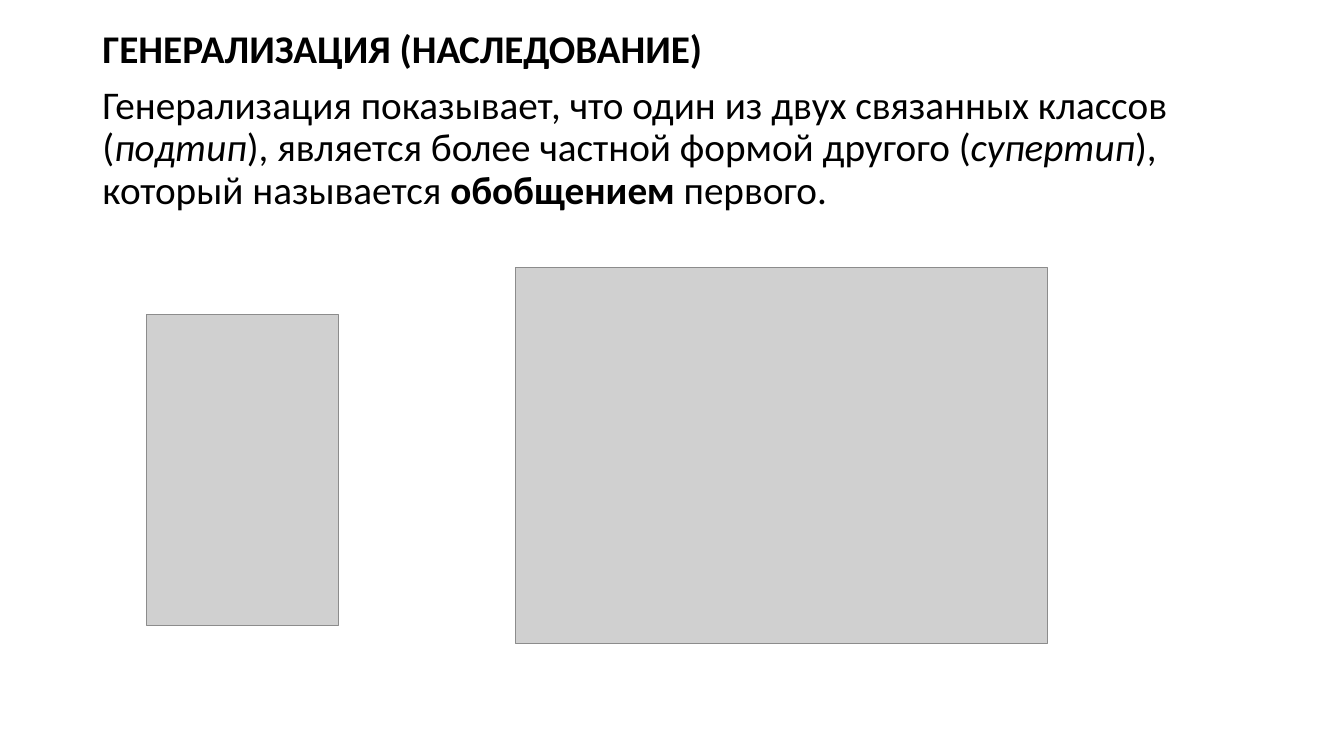
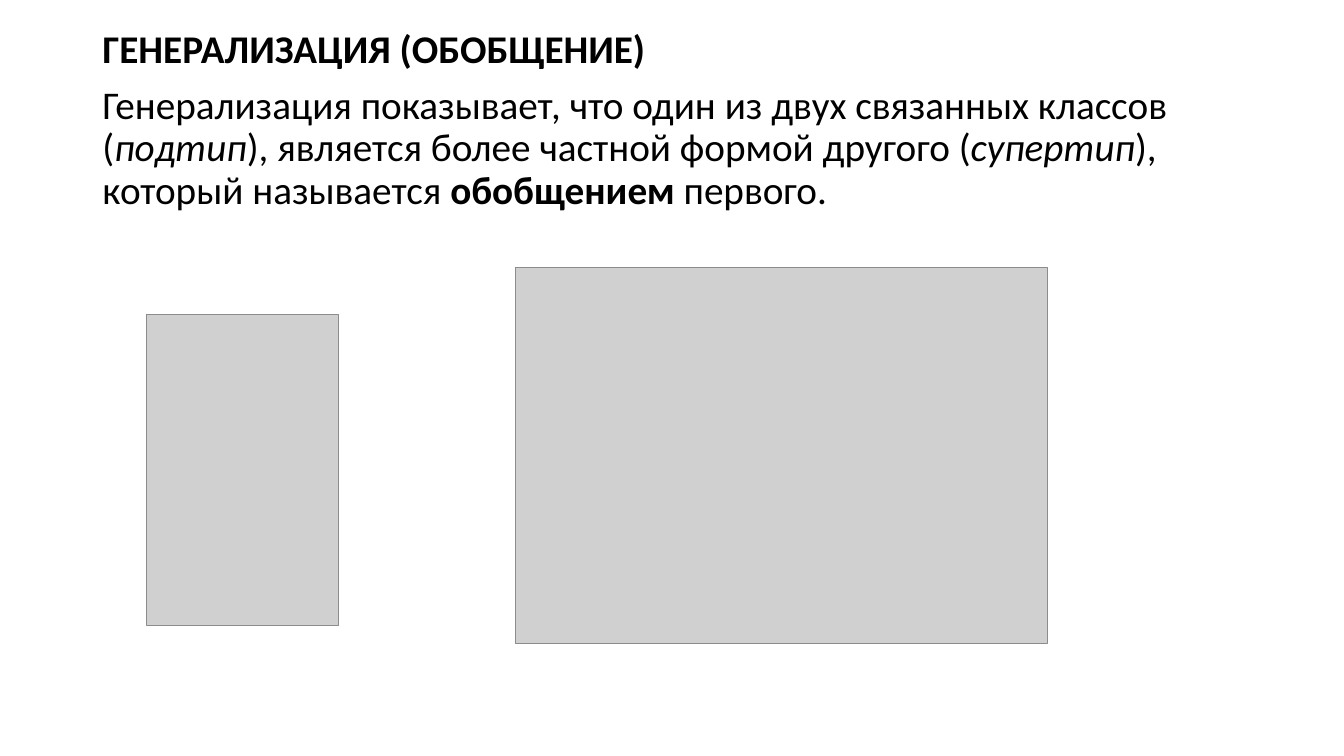
Before and after one commit to dimaxz/Lectures, a slide deck: slide 29 of Лекция 1. Анализ и проектирование/Лекция 1. UML, основы проектирования.pptx (slide 28 before the commit). Drawn at 1344x756 pixels with LibreOffice and Linux fonts; fonts in the diff are those of the drawing; grey boxes stand for pictures. Boxes give left, top, right and bottom in pixels: in the first picture for what was removed or moved away, otherwise in the second. Text is boxed around its words. In the diff, an @@ line names an element or a change of style, - is before the commit and + after.

```diff
--- a/Лекция 1. Анализ и проектирование/Лекция 1. UML, основы проектирования.pptx
+++ b/Лекция 1. Анализ и проектирование/Лекция 1. UML, основы проектирования.pptx
@@ text at <box>102,34,646,69</box>: text changed @@
-ГЕНЕРАЛИЗАЦИЯ (НАСЛЕДОВАНИЕ)
+ГЕНЕРАЛИЗАЦИЯ (ОБОБЩЕНИЕ)
```
Also in this commit, not shown: 5 slides added, 2 slides removed.
